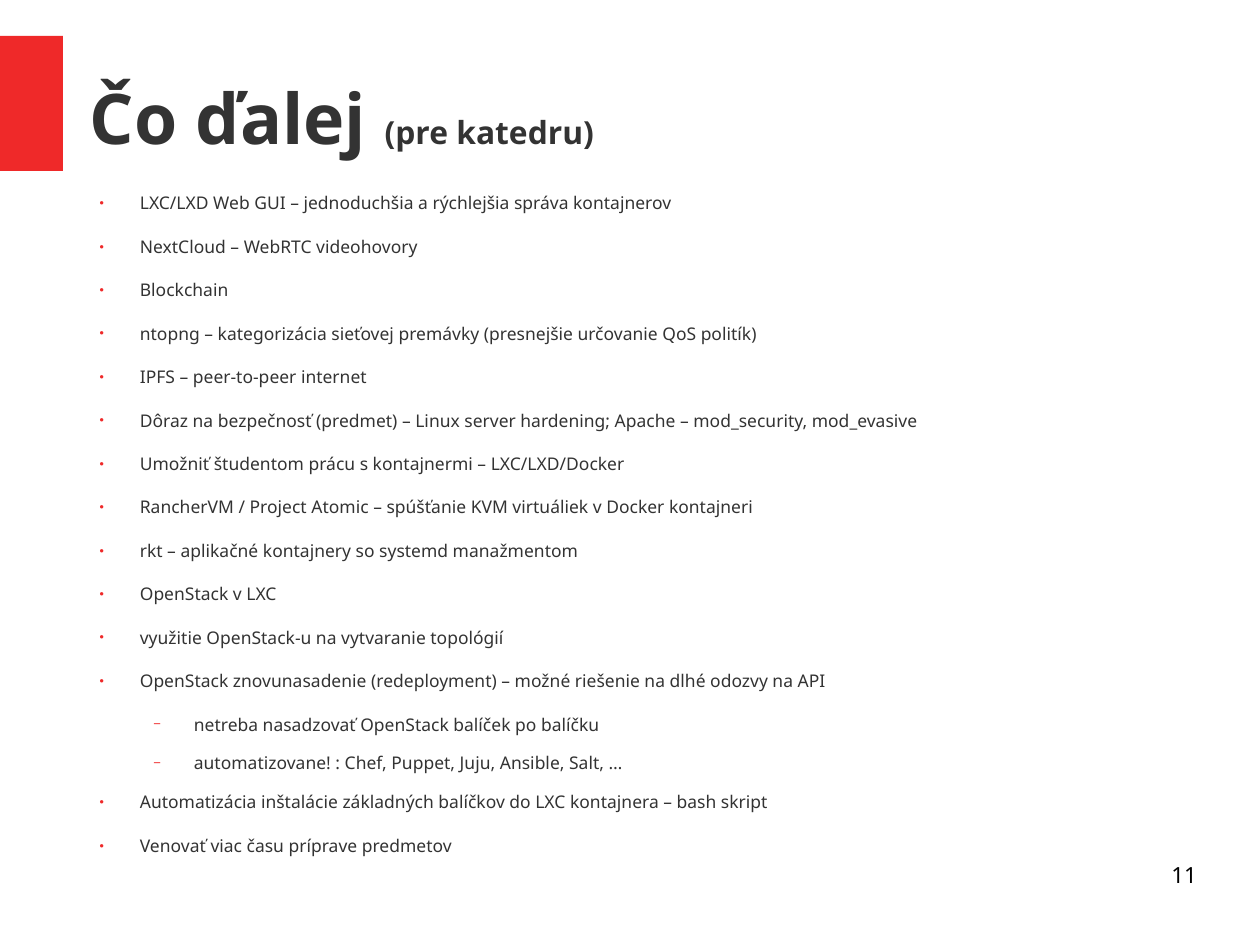
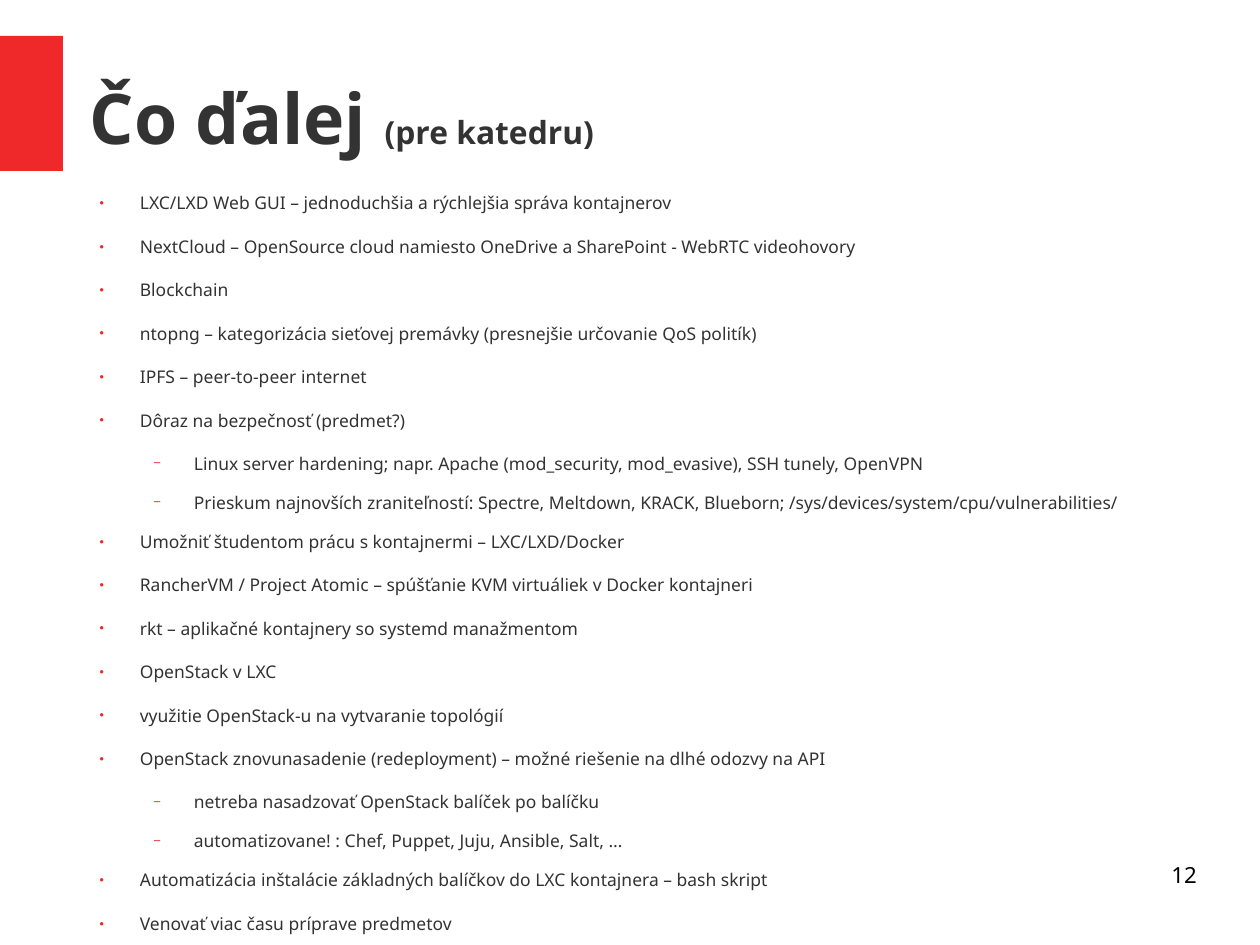
Before and after one commit to kyberdrb/Ing_Projekt-Virtualne_sietove_laboratoria, a slide deck: slide 12 of sisila_panel_story_prezentacia.odp (slide 11 before the commit). Drawn at 1260x945 pixels with LibreOffice and Linux fonts; fonts in the diff are those of the drawing. Boxes give left, top, right and bottom in pixels: in the first picture for what was removed or moved away, otherwise in the second. Text is boxed around its words. In the diff, an @@ line names an element or a change of style, - is before the commit and + after.

```diff
--- a/sisila_panel_story_prezentacia.odp
+++ b/sisila_panel_story_prezentacia.odp
@@ text at box(140, 239, 855, 257): text changed @@
-● NextCloud – WebRTC videohovory
+● NextCloud – OpenSource cloud namiesto OneDrive a SharePoint - WebRTC videohovory
@@ text at box(140, 413, 1117, 513): text changed @@
-● Dôraz na bezpečnosť (predmet) – Linux server hardening; Apache – mod_security, mod_evasive
+● Dôraz na bezpečnosť (predmet?)
+  − Linux server hardening; napr. Apache (mod_security, mod_evasive), SSH tunely, OpenVPN
+  − Prieskum najnovších zraniteľností: Spectre, Meltdown, KRACK, Blueborn; /sys/devices/system/cpu/vulnerabilities/
@@ page number at box(1171, 867, 1196, 883): text changed @@
-11
+12
```
Also in this commit, not shown: 2 other slides changed, 2 slides added, 2 other files.
